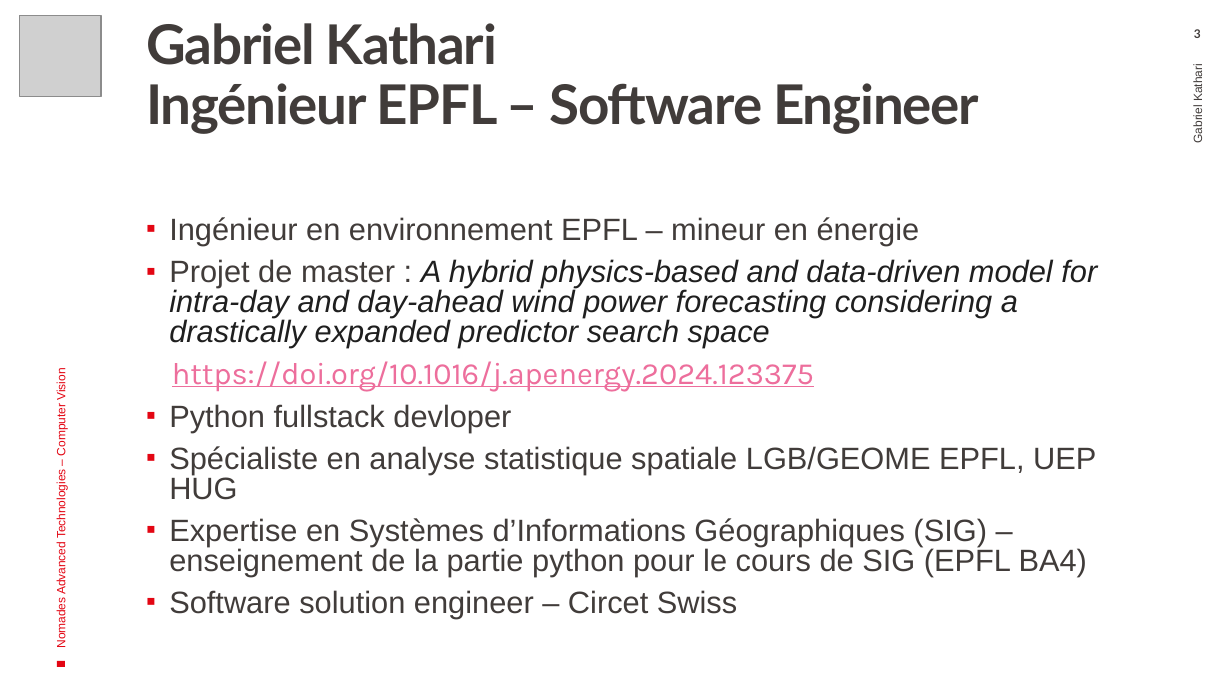
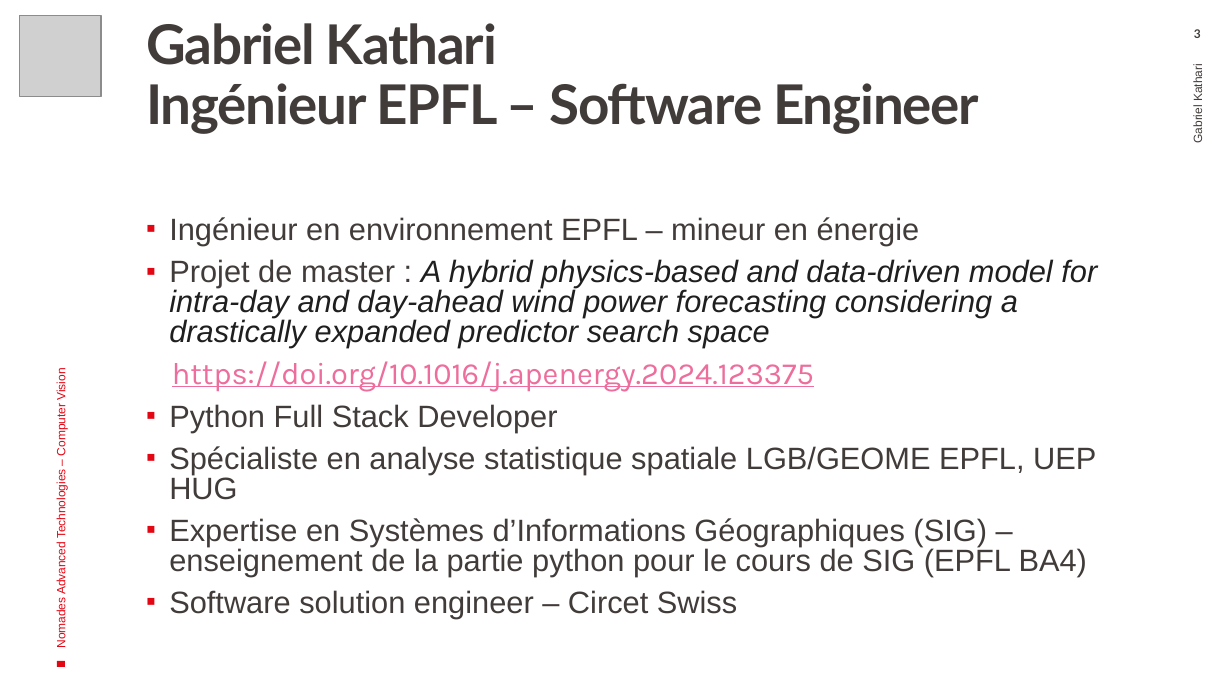
Before and after one commit to ruizle/nomades_dev, a slide deck: slide 3 of PPL_presentation.pptx. Drawn at 1232x693 pixels with LibreOffice and Linux fonts; fonts in the diff are those of the drawing; grey boxes stand for pictures; background and template pictures are left out. Boxes give left, top, right and bottom in pixels: in the first picture for what was removed or moved away, otherwise in the second. Text is boxed around its words. In the diff, an @@ line names an element or a change of style, - is before the commit and + after.

```diff
--- a/PPL_presentation.pptx
+++ b/PPL_presentation.pptx
@@ text at (169,404,557,432): text changed @@
-▪ Python fullstack devloper
+▪ Python Full Stack Developer
```
Also in this commit, not shown: 1 other slide changed, 14 other files.
